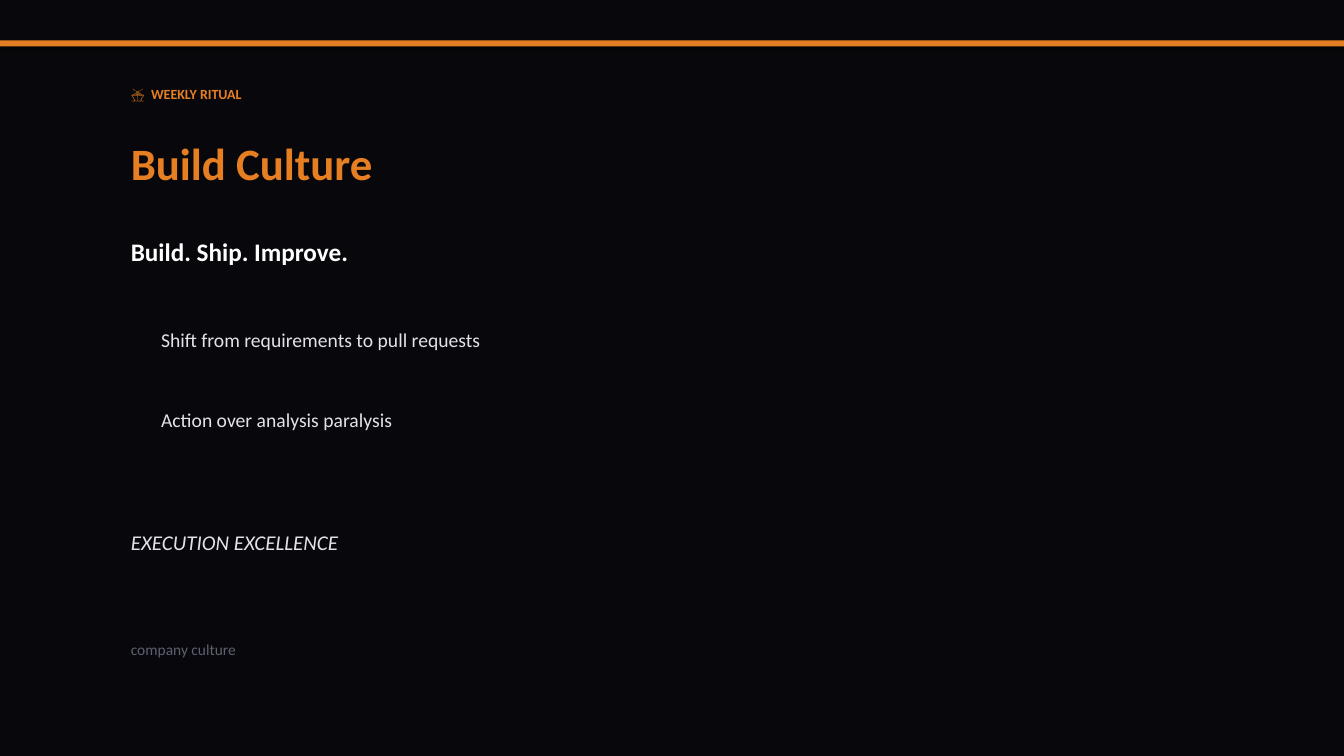
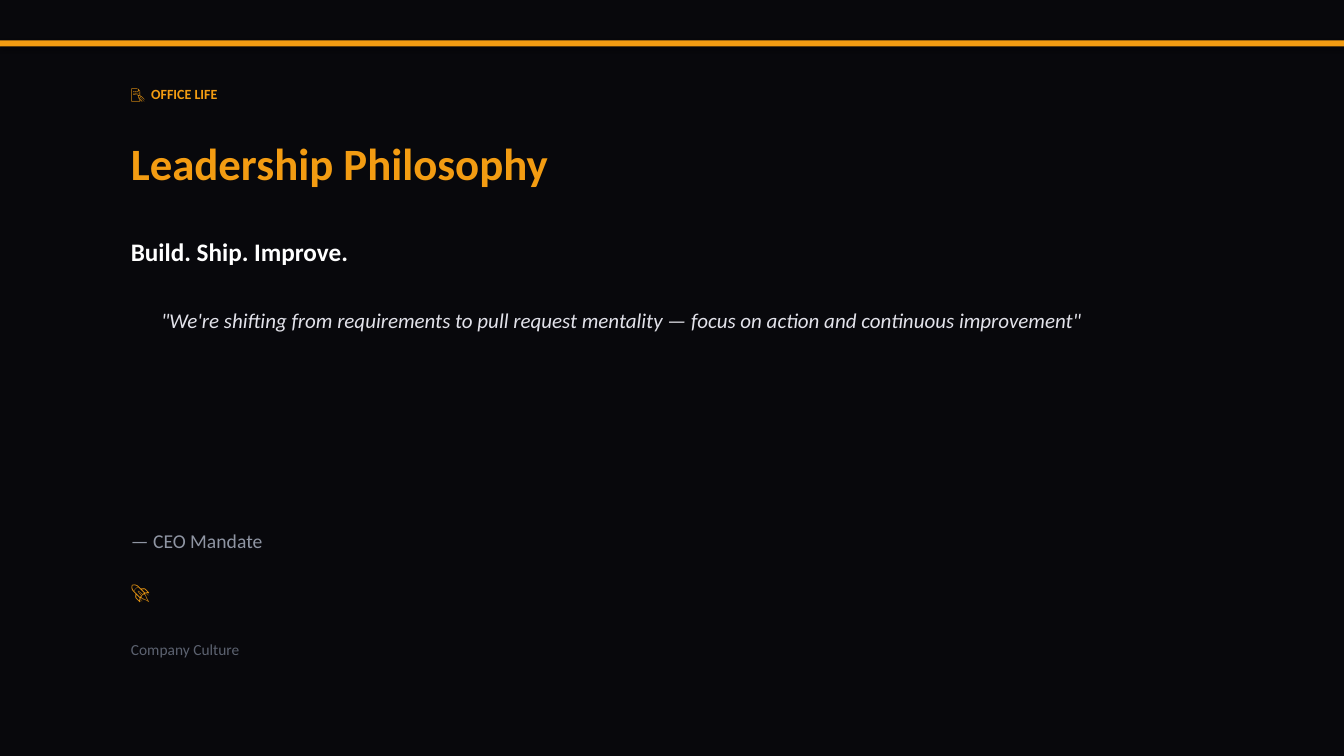
Before and after one commit to liliyagarifullina-maker/appodeal-pulse, a slide deck: slide 19 of data/archive/pulse_2026-03-12.pptx. Drawn at 1344x756 pixels with LibreOffice and Linux fonts; fonts in the diff are those of the drawing. Boxes give left, top, right and bottom in pixels: in the first picture for what was removed or moved away, otherwise in the second. Text is boxed around its words. In the diff, an @@ line names an element or a change of style, - is before the commit and + after.

```diff
--- a/data/archive/pulse_2026-03-12.pptx
+++ b/data/archive/pulse_2026-03-12.pptx
@@ rectangle at (0,40,1344,46): fill #E67E22 to #F39C12 @@
@@ text at (151,90,218,99): text changed; text colour #E67E22 to #F39C12 @@
-🚢 WEEKLY RITUAL
+📝 OFFICE LIFE
@@ text at (131,148,547,187): text changed; text colour #E67E22 to #F39C12 @@
-Build Culture
+Leadership Philosophy
@@ text at (161,313,1081,332): text changed; size 14 to 15 pt; italic on @@
-Shift from requirements to pull requests
+"We're shifting from requirements to pull request mentality — focus on action and continuous improvement"
@@ text at (131,536,338,550): text changed; size 15 to 14 pt; text colour #E2E2EA to #F39C12; bold on; italic off @@
-EXECUTION EXCELLENCE
+🚀
@@ text at (153,534,262,548): text changed; text colour #E2E2EA to #8F95A3 @@
-Action over analysis paralysis
+— CEO Mandate
@@ text at (131,644,239,658): text changed @@
-company culture
+Company Culture
```
Also in this commit, not shown: 14 other slides changed, 3 slides added, 3 slides removed, 2 other files.
